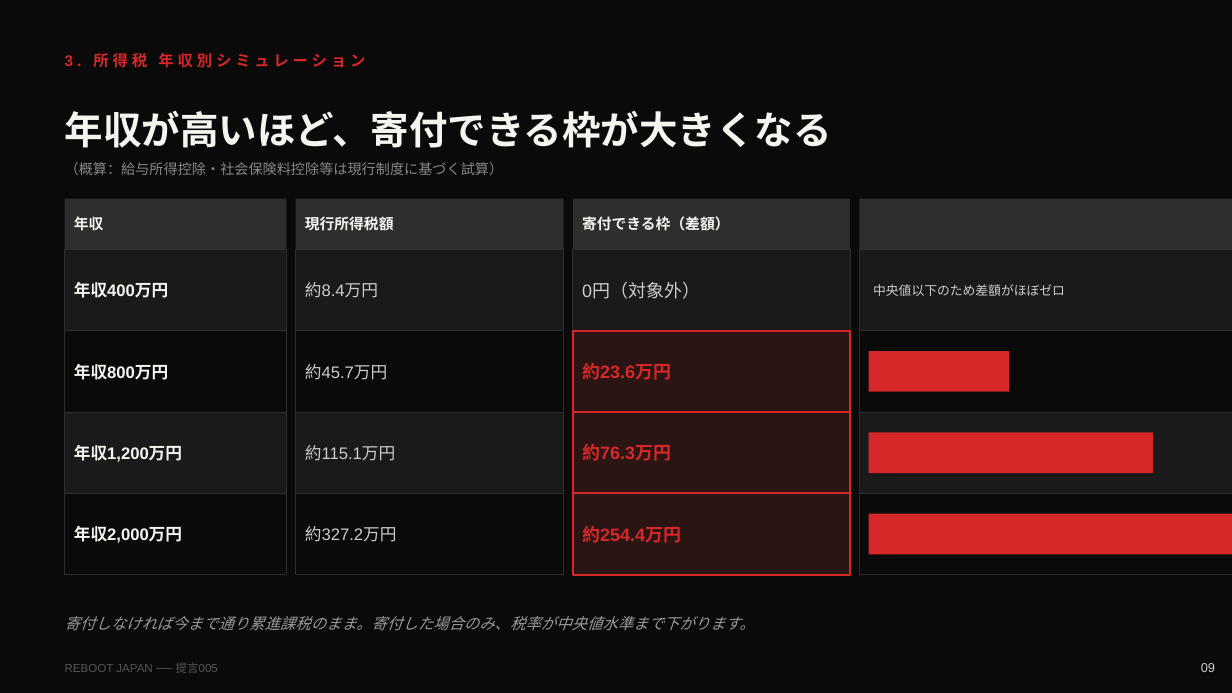
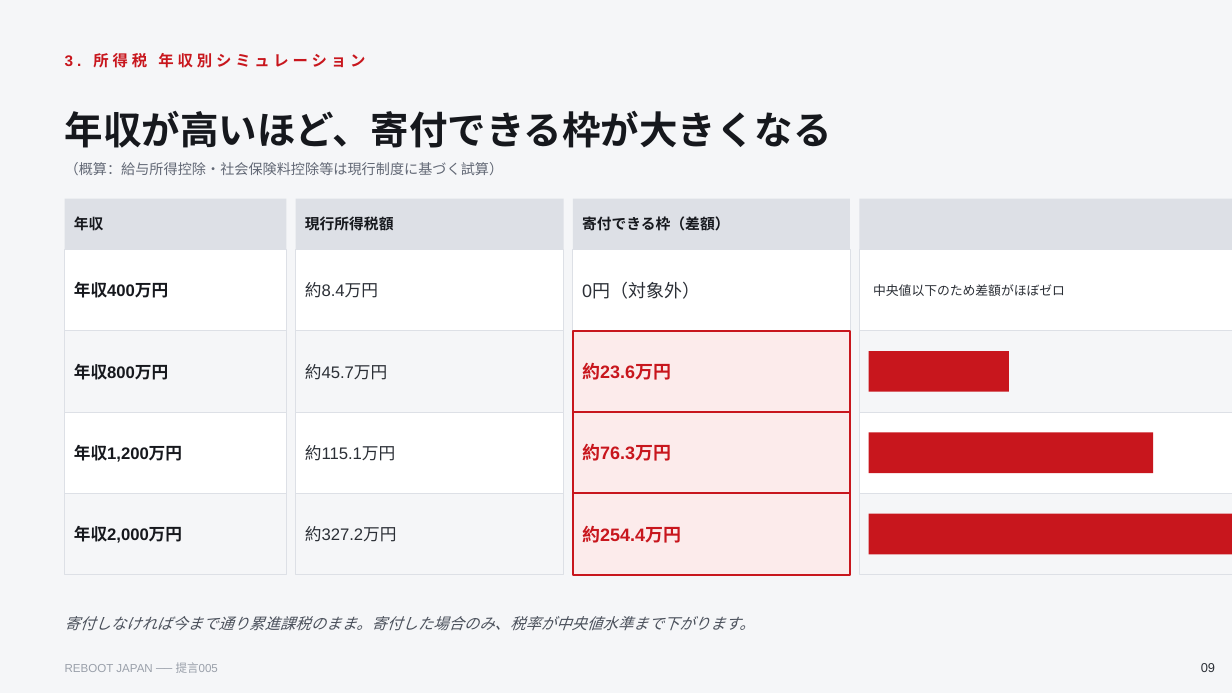
Before and after one commit to penny-wise-rgb/reboot-japan, a slide deck: slide 9 of policy/proposal_005.pptx. Drawn at 1232x693 pixels with LibreOffice and Linux fonts; fonts in the diff are those of the drawing. Boxes give left, top, right and bottom in pixels: in the first picture for what was removed or moved away, otherwise in the second. Text is boxed around its words. In the diff, an @@ line names an element or a change of style, - is before the commit and + after.

```diff
--- a/policy/proposal_005.pptx
+++ b/policy/proposal_005.pptx
@@ background #0A0A0A to #F5F6F8 @@
@@ text "（概算：給与所得控除・社会保険料控除等は現行制度に基づく試算）" at [65,162,504,175]: text colour #888888 to #626875 @@
@@ fill #2E2E2E to #DDE0E6 in 4 elements at [296,199,564,250], [573,199,850,250], [860,199,1232,250], [65,199,287,250] @@
@@ fill #1A1A1A to #FFFFFF; outline #2E2E2E 0.75 pt to #DDE0E6 0.75 pt in 7 elements at [296,250,564,331], [573,250,850,331], [860,250,1232,331], [296,412,564,494], [860,412,1232,494], [65,250,287,331], [65,412,287,494] @@
@@ fill #0A0A0A to #F5F6F8; outline #2E2E2E 0.75 pt to #DDE0E6 0.75 pt in 6 elements at [296,331,564,412], [860,331,1232,412], [296,494,564,575], [860,494,1232,575], [65,331,287,412], [65,494,287,575] @@
@@ text colour #F5F5F0 to #16181D in 8 elements at [65,111,832,148], [74,216,104,231], [305,216,394,230], [582,216,730,231], [74,282,168,298], [74,364,168,380], [74,445,182,462], [74,526,182,543] @@
@@ text colour #CCCCCC to #2B2F36 in 7 elements at [1201,663,1215,672], [305,282,378,298], [582,283,700,299], [873,284,1065,296], [305,364,387,380], [305,445,395,461], [305,526,397,542] @@
@@ fill #2A1414 to #FCEBEB; outline #D62828 1.5 pt to #C8161D 1.5 pt in 3 elements at [573,331,850,412], [573,412,850,494], [573,494,850,575] @@
@@ text colour #D62828 to #C8161D in 4 elements at [65,53,365,68], [582,363,671,380], [582,444,671,461], [582,526,681,543] @@
@@ fill #D62828 to #C8161D in 3 elements at [869,351,1009,392], [869,433,1153,473], [869,514,1232,555] @@
@@ text "寄付しなければ今まで通り累進課税のまま。寄付した場合のみ、税率が中央値水準まで下がります。" at [65,616,755,631]: text colour #999999 to #4B515C @@
@@ text "REBOOT JAPAN ── 提言005" at [65,662,218,673]: text colour #555555 to #9AA0AA @@
```
Also in this commit, not shown: 21 other slides changed, 12 other files.
